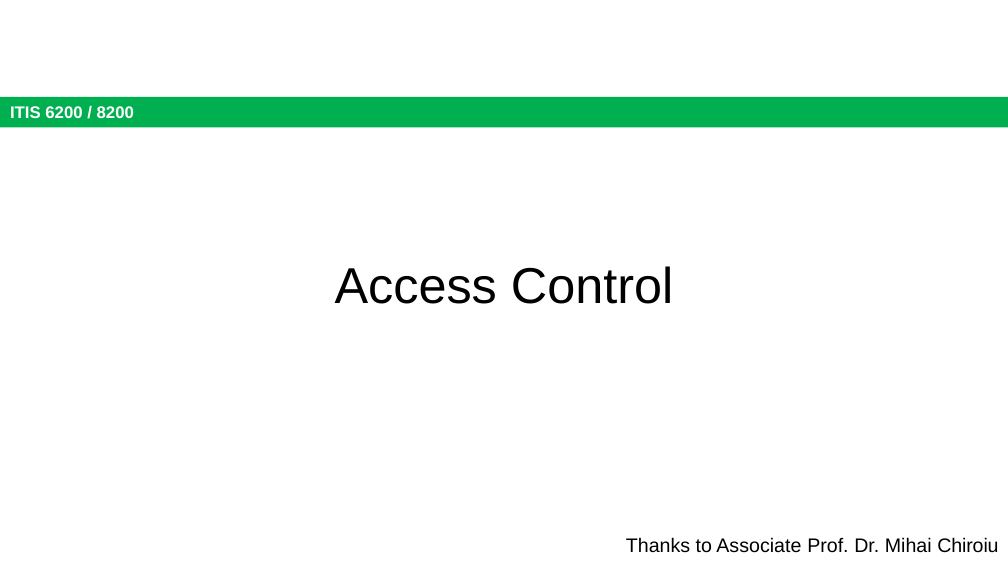
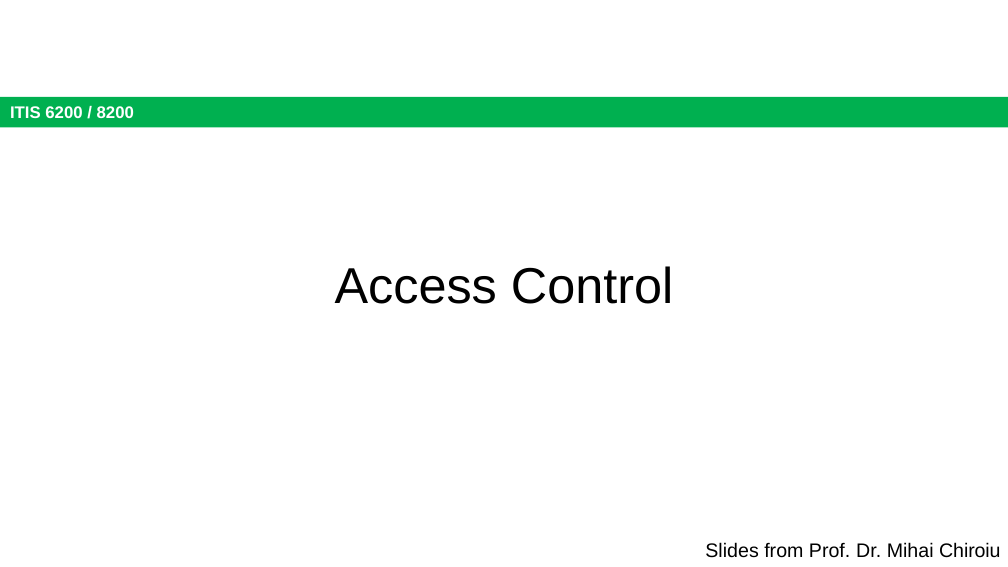
Before and after one commit to jx5c/github.io, a slide deck: slide 2 of teaching/ITIS6200/2023fa/lectures/lec09.pptx. Drawn at 1008x567 pixels with LibreOffice and Linux fonts; fonts in the diff are those of the drawing. Boxes give left, top, right and bottom in pixels: in the first picture for what was removed or moved away, otherwise in the second. Text is boxed around its words. In the diff, an @@ line names an element or a change of style, - is before the commit and + after.

```diff
--- a/teaching/ITIS6200/2023fa/lectures/lec09.pptx
+++ b/teaching/ITIS6200/2023fa/lectures/lec09.pptx
@@ text at box(705, 542, 1000, 558): text changed @@
-Thanks to Associate Prof. Dr. Mihai Chiroiu
+Slides from Prof. Dr. Mihai Chiroiu
```
Also in this commit, not shown: 1 other slide changed, 2 other files.
